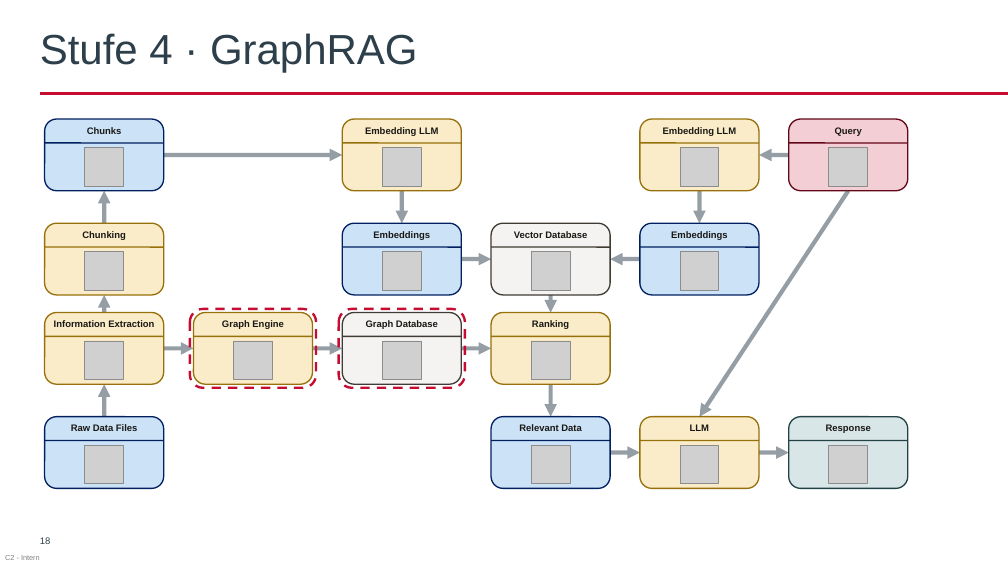
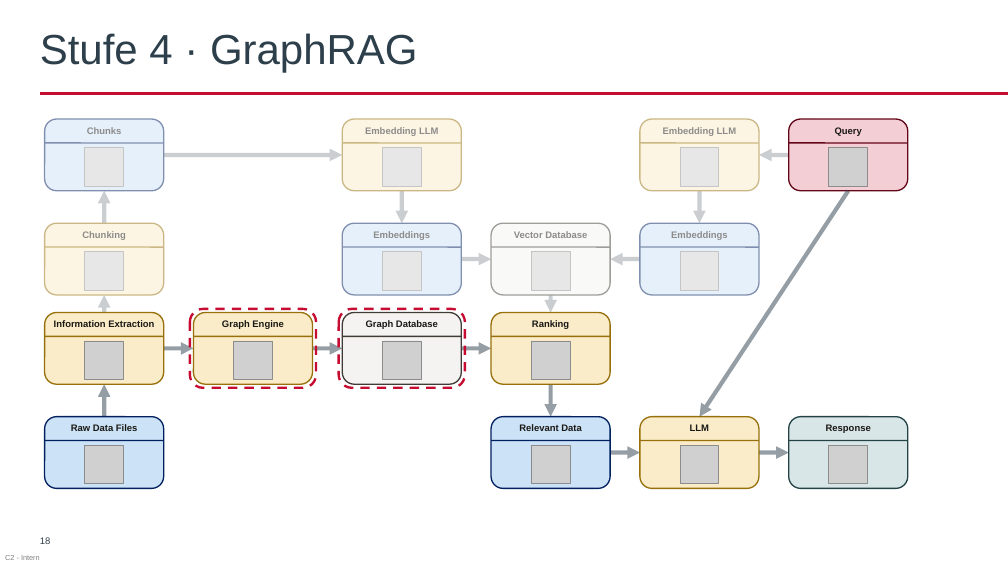
Before and after one commit to AkrosAG/RAG-Workshop, a slide deck: slide 18 of RAG_Workshop.pptx. Drawn at 1008x567 pixels with LibreOffice and Linux fonts; fonts in the diff are those of the drawing; grey boxes stand for pictures; background and template pictures are left out. Boxes give left, top, right and bottom in pixels: in the first picture for what was removed or moved away, otherwise in the second. Text is boxed around its words. In the diff, an @@ line names an element or a change of style, - is before the commit and + after.

```diff
--- a/RAG_Workshop.pptx
+++ b/RAG_Workshop.pptx
@@ rectangle added at bbox=[40, 115, 793, 318], fill #FFFFFF at 50% opacity @@
```
Also in this commit, not shown: 4 other slides changed.
